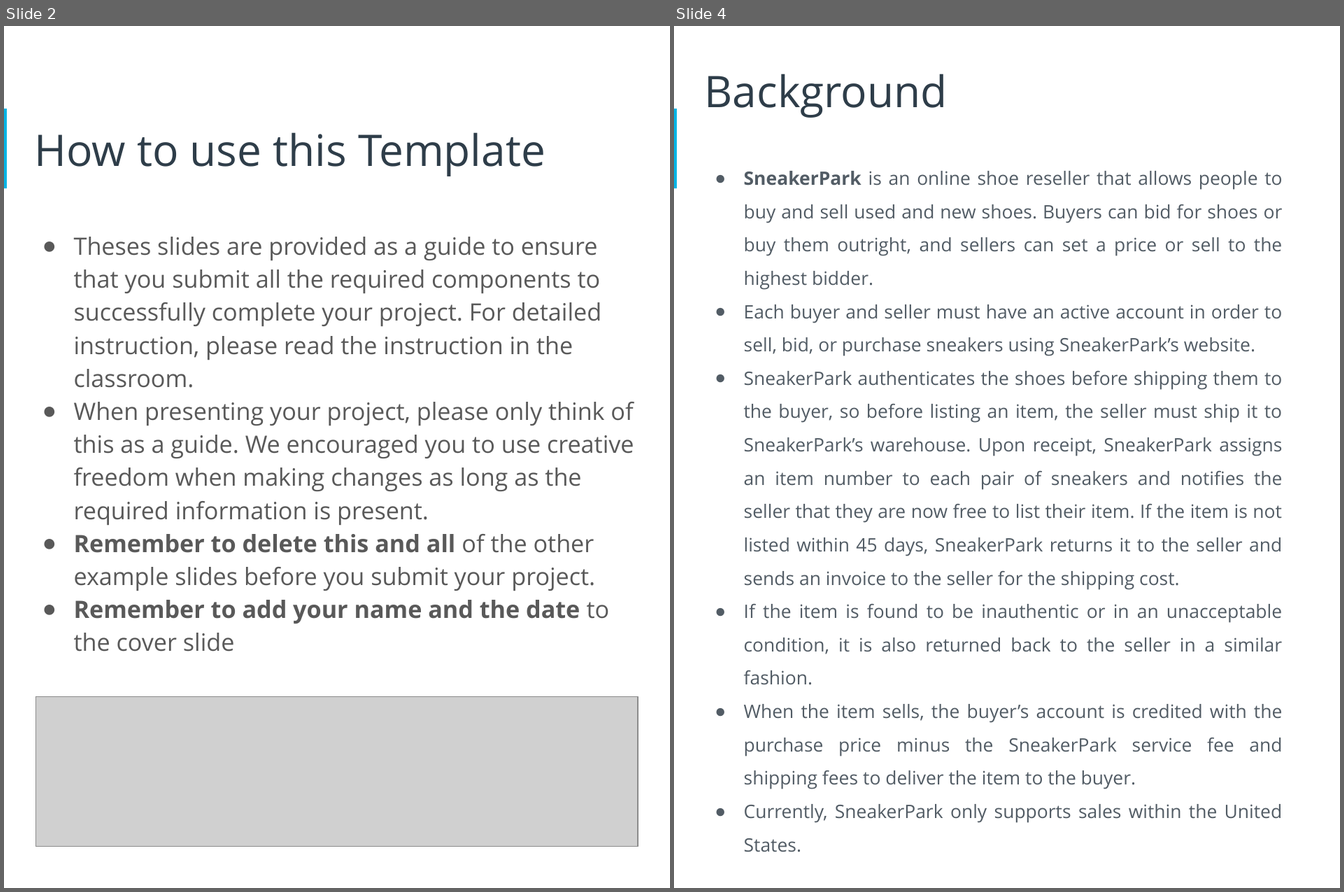
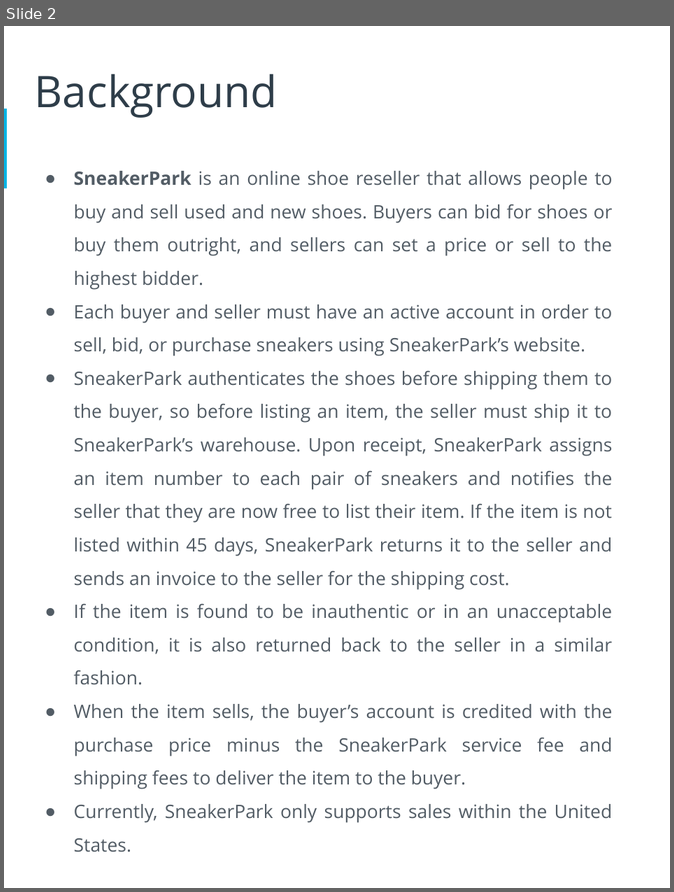
Before and after one commit to hereiamken/Udacity-Data-Architect, a slide deck: data-governance-at-sneaker-park/starter-template.pptx. Shown side by side, each under a label of ours: slides 2 and 4 before the commit, slide 2 after it; the slides between them are not shown. The pictures are 1344x892 and 674x892 pixels, drawn with LibreOffice and Linux fonts; fonts in the diff are those of the drawing; grey boxes stand for pictures. Boxes give left, top, right and bottom in pixels: in the first picture for what was removed or moved away, otherwise in the second. Text is boxed around its words. In the diff, an @@ line names an element or a change of style, - is before the commit and + after.

Commit message:
submit project 4

```diff
--- a/data-governance-at-sneaker-park/starter-template.pptx
+++ b/data-governance-at-sneaker-park/starter-template.pptx
@@ slide 2 removed at <box>4,26,670,888</box>, background #FFFFFF; not listed: 1 template element that a slide beside it also shows @@
@@ title removed at <box>35,132,546,176</box> @@
-How to use this Template
@@ text removed at <box>74,237,635,652</box> @@
-● Theses slides are provided as a guide to ensure that you submit all the required components to successfully complete your project. For detailed instruction, please read the instruction in the classroom.
-● When presenting your project, please only think of this as a guide. We encouraged you to use creative freedom when making changes as long as the required information is present.
-● Remember to delete this and all of the other example slides before you submit your project.
-● Remember to add your name and the date to the cover slide
@@ picture removed at <box>36,697,638,847</box> @@
@@ text removed at <box>136,695,534,762</box> @@
-Remove this slide
@@ what was slide 4 is now slide 2 @@
```
Also in this commit, not shown: 6 slides changed, 3 slides added, 4 other slides removed, 8 other files.
